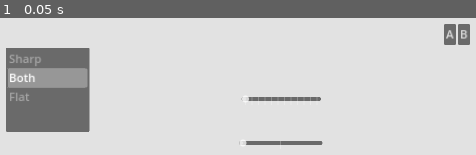
Above: before the commit, frame 1.
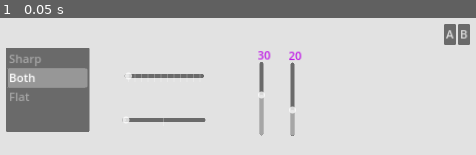
Above: after the commit, the same moment.

Repository: Sniggiho/COMP225-Reluna
Game: Godot game, scene res://Scenes/FreeplaySettingsMenu/FreeplaySettingsMenu.tscn
Two runs of this game, one before a commit and one after it. Both use one fixed random seed, a clock stepped at 60 frames per second and the inputs below. This scene is started directly instead of the project's main scene.
Inputs:
- Up to frame 1 (0.05 s): no input

The runs differ from the first frame. In frame 1, 3.1% of the frame differs, in the area x 25-68%, y 24-93%.

Commit message:
min and max detune cents sliders added

Diff:
--- a/Project/Scenes/FreeplaySettingsMenu/FreeplaySettingsMenu.tscn
+++ b/Project/Scenes/FreeplaySettingsMenu/FreeplaySettingsMenu.tscn
@@ -1,9 +1,11 @@
-[gd_scene load_steps=5 format=3 uid="uid://bga4qsn2ueiyh"]
+[gd_scene load_steps=7 format=3 uid="uid://bga4qsn2ueiyh"]
 
 [ext_resource type="Script" path="res://Scenes/FreeplaySettingsMenu/FreeplaySettingsMenu.gd" id="1_qg26p"]
 [ext_resource type="Script" path="res://Scenes/FreeplaySettingsMenu/DetuneDirection.gd" id="2_ygjhj"]
 [ext_resource type="Script" path="res://Scenes/FreeplaySettingsMenu/NumDetuned.gd" id="3_obu2l"]
 [ext_resource type="Script" path="res://Scenes/FreeplaySettingsMenu/NumNotes.gd" id="3_p50rh"]
+[ext_resource type="Script" path="res://Scenes/FreeplaySettingsMenu/MaxDetuneCents.gd" id="5_14ibp"]
+[ext_resource type="Script" path="res://Scenes/FreeplaySettingsMenu/MinDetuneCents.gd" id="6_pf2lm"]
 
 [node name="FreeplaySettingsMenu" type="Node2D"]
 script = ExtResource("1_qg26p")
@@ -31,10 +33,10 @@
 [node name="B" type="PopupMenu" parent="MenuBar"]
 
 [node name="NumNotes" type="HSlider" parent="."]
-offset_left = 529.0
-offset_top = 176.0
-offset_right = 688.0
-offset_bottom = 288.0
+offset_left = 295.0
+offset_top = 130.0
+offset_right = 454.0
+offset_bottom = 242.0
 min_value = 4.0
 max_value = 15.0
 value = 4.0
@@ -43,17 +45,40 @@
 script = ExtResource("3_p50rh")
 
 [node name="NumDetuned" type="HSlider" parent="."]
-offset_left = 524.0
-offset_top = 295.0
-offset_right = 691.0
-offset_bottom = 345.0
+offset_left = 290.0
+offset_top = 249.0
+offset_right = 457.0
+offset_bottom = 299.0
 min_value = 1.0
 value = 1.0
 allow_greater = true
 script = ExtResource("3_obu2l")
+
+[node name="MaxDetuneCents" type="VSlider" parent="."]
+offset_left = 561.0
+offset_top = 158.0
+offset_right = 577.0
+offset_bottom = 305.0
+min_value = 5.0
+max_value = 50.0
+value = 30.0
+script = ExtResource("5_14ibp")
+
+[node name="MinDetuneCents" type="VSlider" parent="."]
+offset_left = 623.0
+offset_top = 159.0
+offset_right = 639.0
+offset_bottom = 306.0
+min_value = 5.0
+max_value = 50.0
+value = 20.0
+script = ExtResource("6_pf2lm")
 
 [connection signal="item_selected" from="DetuneDirection" to="DetuneDirection" method="_on_item_selected"]
 [connection signal="drag_ended" from="NumNotes" to="NumDetuned" method="_on_num_notes_drag_ended"]
 [connection signal="value_changed" from="NumNotes" to="NumNotes" method="_on_value_changed"]
 [connection signal="value_changed" from="NumNotes" to="NumDetuned" method="_on_num_notes_value_changed"]
 [connection signal="value_changed" from="NumDetuned" to="NumDetuned" method="_on_value_changed"]
+[connection signal="value_changed" from="MaxDetuneCents" to="MinDetuneCents" method="_on_max_detune_cents_value_changed"]
+[connection signal="value_changed" from="MaxDetuneCents" to="MaxDetuneCents" method="_on_value_changed"]
+[connection signal="value_changed" from="MinDetuneCents" to="MinDetuneCents" method="_on_value_changed"]
--- /dev/null
+++ b/Project/Scenes/FreeplaySettingsMenu/MaxDetuneCents.gd
@@ -0,0 +1,17 @@
+extends VSlider
+
+var text : RichTextLabel = RichTextLabel.new()
+
+func _ready() -> void:
+	text.text = str(value)
+	add_child(text)
+	text.size = Vector2(100, 100)
+	text.mouse_filter = Control.MOUSE_FILTER_IGNORE
+	text.position = Vector2(0, -30)
+
+	GLevelData.maxDetuneCents = value
+
+
+func _on_value_changed(passedValue):
+	text.text = str(passedValue)
+	GLevelData.maxDetuneCents = passedValue
--- /dev/null
+++ b/Project/Scenes/FreeplaySettingsMenu/MinDetuneCents.gd
@@ -0,0 +1,32 @@
+extends VSlider
+
+var text : RichTextLabel = RichTextLabel.new()
+
+var maxDetunedCents = 30
+
+# Called when the node enters the scene tree for the first time.
+func _ready():
+	text.text = str(value)
+	add_child(text)
+	text.position = Vector2(0, -30)
+	text.size = Vector2(100, 100)
+	text.mouse_filter = Control.MOUSE_FILTER_IGNORE
+
+	GLevelData.minDetuneCents = value
+
+
+## CONNECTED FROM SELF
+func _on_value_changed(passedValue):
+	if passedValue > maxDetunedCents:
+		passedValue = maxDetunedCents
+	value = passedValue
+	text.text = str(passedValue)
+	GLevelData.minDetuneCents = passedValue
+
+
+## CONNECTED FROM MAX DETUNED CENTS (sets bound so min isn't more than max)
+func _on_max_detune_cents_value_changed(passedValue):
+	maxDetunedCents = passedValue
+	if self.value > passedValue:
+		self.value = passedValue
+	pass
